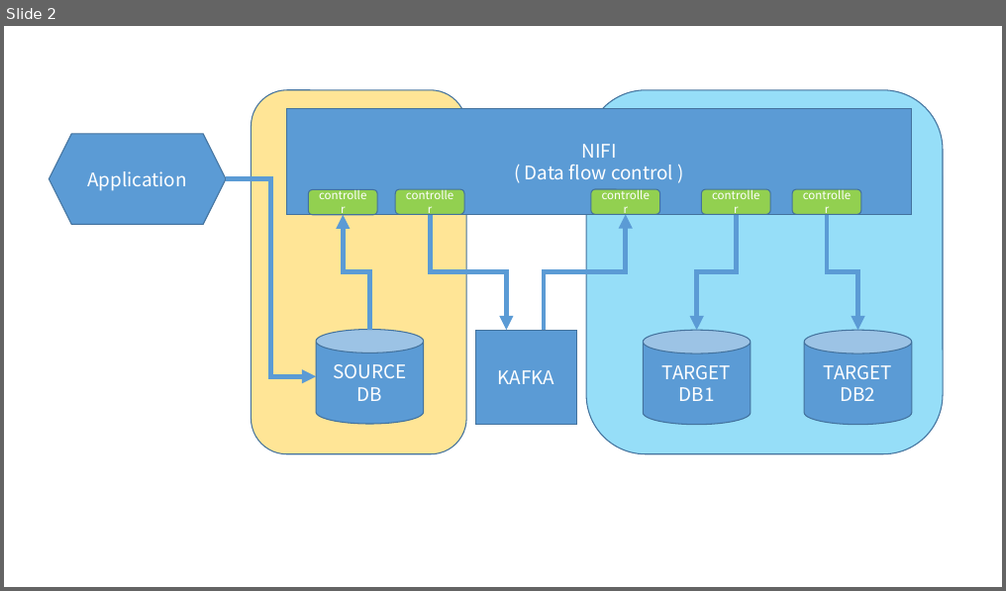
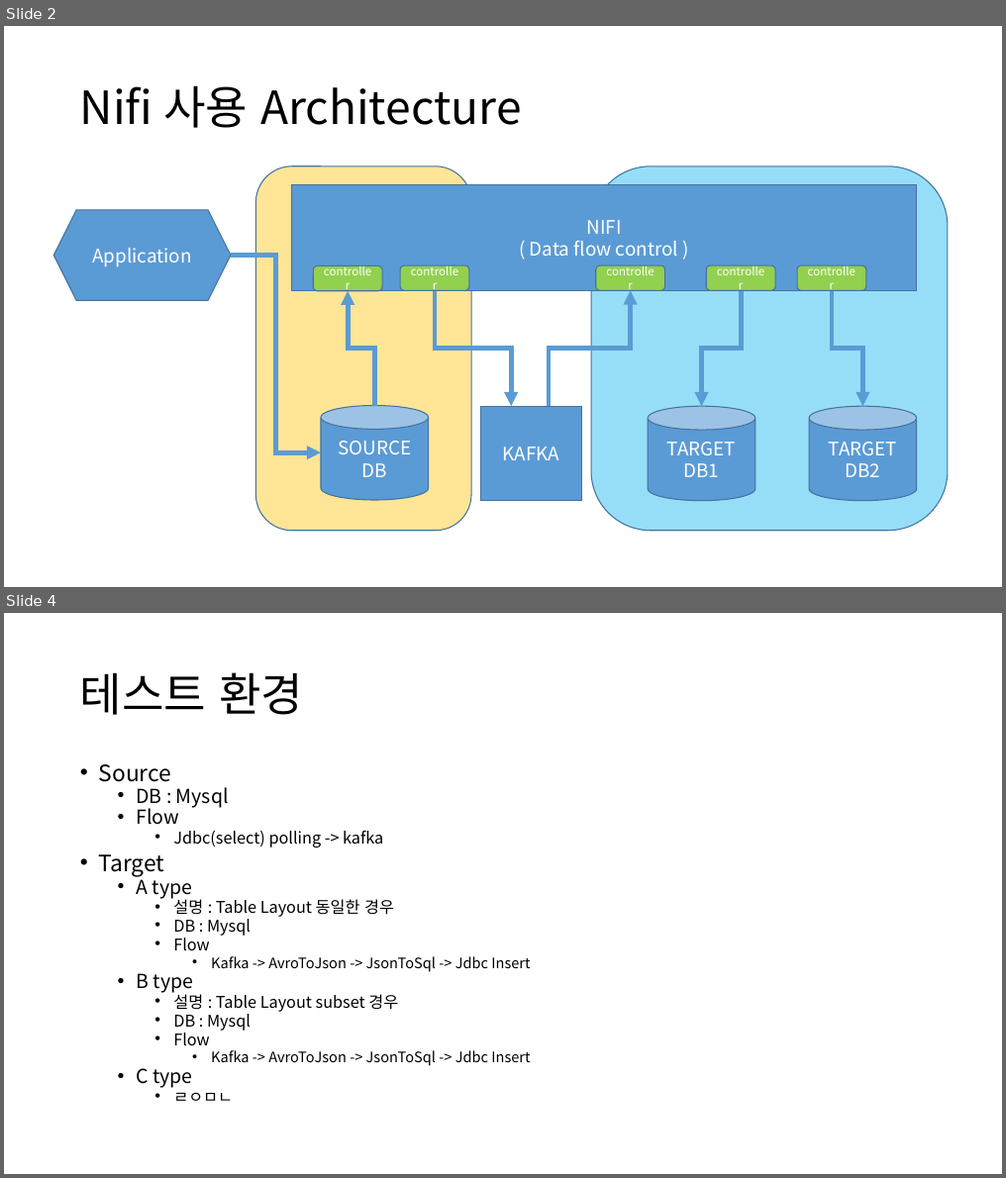
Before and after one commit to gwangsoo/Nifi-Or-Kafka-Connect, a slide deck: db2db_구조.pptx. Shown one above the other, each under a label of ours: slide 2 before the commit, slides 2 and 4 after it; the slides between them are not shown. The pictures are 1006x591 and 1006x1178 pixels, drawn with LibreOffice and Linux fonts; fonts in the diff are those of the drawing. Boxes give left, top, right and bottom in pixels: in the first picture for what was removed or moved away, otherwise in the second. Text is boxed around its words. In the diff, an @@ line names an element or a change of style, - is before the commit and + after.

```diff
--- a/db2db_구조.pptx
+++ b/db2db_구조.pptx
@@ slide 4 added at bbox=[4, 613, 1002, 1174], background #FFFFFF @@
@@ title added at bbox=[80, 672, 303, 715], 44 pt, text #000000 @@
+테스트 환경
@@ text added at bbox=[99, 764, 530, 1101], 15.5 pt, text #000000 @@
+• Source
+  • DB : Mysql
+  • Flow
+    • Jdbc(select) polling -> kafka
+• Target
+  • A type
+    • 설명 : Table Layout 동일한 경우
+    • DB : Mysql
+    • Flow
+      • Kafka -> AvroToJson -> JsonToSql -> Jdbc Insert
+  • B type
+    • 설명 : Table Layout subset 경우
+    • DB : Mysql
+    • Flow
+      • Kafka -> AvroToJson -> JsonToSql -> Jdbc Insert
+  • C type
+    • ㄹㅇㅁㄴ
@@ slide 2 changed as well @@
@@ title added at bbox=[80, 85, 522, 128], 44 pt, text #000000 @@
+Nifi 사용 Architecture
@@ 7 rounded rectangles, 6 elbow arrows, 3 cylinders, 2 rectangles, 1 hexagon: place and size @@
-7 rounded rectangles, 6 elbow arrows, 3 cylinders, 2 rectangles, 1 hexagon at bbox=[49, 90, 943, 455]
+7 rounded rectangles, 6 elbow arrows, 3 cylinders, 2 rectangles, 1 hexagon at bbox=[54, 167, 947, 531]
```
Also in this commit, not shown: 2 other slides added, 2 slides removed, 7 other files.
